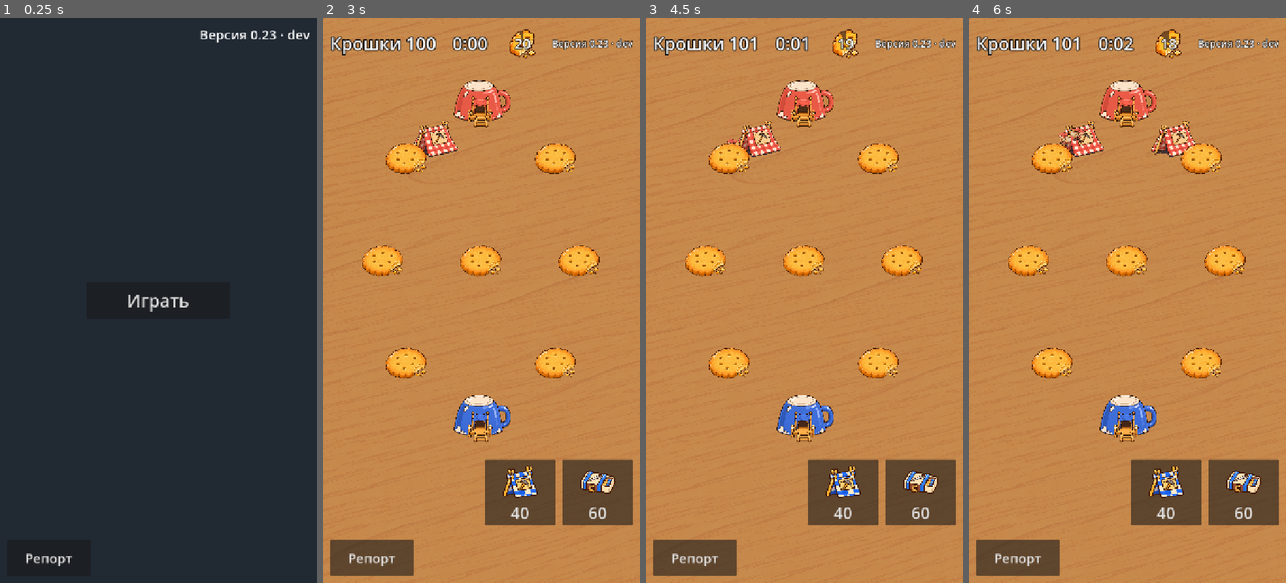
Above: before the commit, frames 1-4 (left to right).
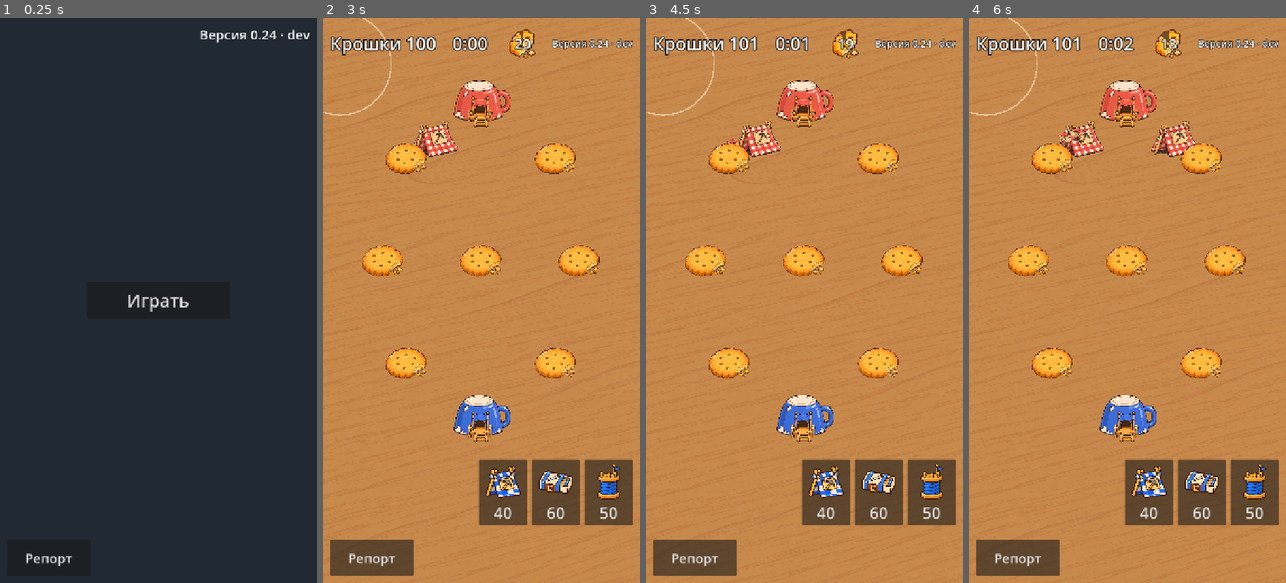
Above: after the commit, the same moments.

Repository: fishert2812/strategy-2d
Game: Godot game, scene res://scenes/main.tscn
Two runs of this game, one before a commit and one after it. Both use one fixed random seed, a clock stepped at 60 frames per second and the inputs below.
Inputs (mouse positions are in pixels of both pictures, inside the frame that each line leads up to):
- Up to frame 1 (0.25 s): no input
- Up to frame 2 (3 s): click "Играть" at 0.5 s; click "Репорт" at 1.25 s; click (481, 244) at 2.02 s; type "Alex" at 2.1 s; click "Отправить" at 2.75 s
- Up to frame 3 (4.5 s): click "Репорт" at 3.5 s; click "Закрыть" at 4.25 s
- Up to frame 4 (6 s): click "Репорт" at 5 s; click "Отправить" at 5.75 s

The runs differ from the first frame. In frame 1, less than 0.1% of the frame differs, in the area x 84-88%, y 2-4%; in frame 2, 2.6%, in the area x 0-94%, y 0-90%; in frame 3, 2.6%; in frame 4, 2.6%.

Commit message:
Башня-лучник: держит место сама, один отряд её не берёт, два берут
Co-Authored-By: Claude Opus 5.5 <noreply@anthropic.com>
Claude-Session: https://claude.ai/code/session_019VbyzFae5xLzL824rEKy7F

Diff:
--- a/data/game.json
+++ b/data/game.json
@@ -9,7 +9,8 @@
   "buildings": {
     "home": {"hp": 2000, "cost": 0, "size": 46},
     "camp": {"hp": 200, "cost": 40, "size": 34},
-    "barracks": {"hp": 300, "cost": 60, "size": 38}
+    "barracks": {"hp": 300, "cost": 60, "size": 38},
+    "tower": {"hp": 220, "cost": 50, "size": 30}
   },
   "homes": [[360, 900], [360, 100]],
   "deposits": [
@@ -26,6 +27,8 @@
   "barracks": {"every": 5},
   "_route": "Нитка тропы: step — шаг точек следа пальца, margin — зазор от твёрдого (постройки, печенье).",
   "route": {"step": 14, "margin": 10},
+  "_tower": "Башня-лучник: бьёт ближайшего чужого человека в круге range, по одному, раз в hit_every с; постройки не трогает. Заводится на свистке и на каждом свистке ест upkeep крошек; не хватило — спит до следующего.",
+  "tower": {"range": 130, "damage": 10, "hit_every": 1.0, "upkeep": 5},
   "_trophy": "Доля цены разрушенной постройки, которая достаётся разрушившему.",
   "trophy": 0.5,
   "whistle": {"every": 20, "squad": 4},
--- a/data/look.json
+++ b/data/look.json
@@ -25,6 +25,12 @@
     "width": 56,
     "anchor": [0.5, 0.8477]
   },
+  "tower": {
+    "files": ["tower_archer_blue", ""],
+    "width": 120
+  },
+  "_tower_look": "Башня: ring — круг обстрела (цвет, толщина), glow — куски чужих ниток в круге призрака, pale — прозрачность до свистка, recoil — рывок назад при выстреле в точках поля.",
+  "tower_look": {"ring": ["#FFF3D688", 4], "glow": ["#FFE066", 18], "pale": 0.45, "recoil": 6},
   "deposit": {
     "width": 133,
     "states": [
@@ -38,7 +44,8 @@
   "background_tint": "#C9C0B8",
   "icons": {
     "camp": "icon_camp",
-    "barracks": "icon_barracks"
+    "barracks": "icon_barracks",
+    "tower": "icon_tower"
   },
   "path_colors": ["#6DA8F4", "#E97062"],
   "path_width": 10,
--- a/data/version.json
+++ b/data/version.json
@@ -1,3 +1,3 @@
 {
-	"number": "0.23"
+	"number": "0.24"
 }
--- a/scenes/battle.tscn
+++ b/scenes/battle.tscn
@@ -135,7 +135,7 @@
 layout_mode = 2
 mouse_filter = 2
 alignment = 2
-theme_override_constants/separation = 16
+theme_override_constants/separation = 10
 
 [node name="Under" type="Control" parent="Hud/Box"]
 custom_minimum_size = Vector2(0, 110)
@@ -143,7 +143,7 @@
 mouse_filter = 2
 
 [node name="camp" type="Button" parent="Hud/Box/Bar"]
-custom_minimum_size = Vector2(160, 150)
+custom_minimum_size = Vector2(110, 150)
 layout_mode = 2
 mouse_filter = 2
 theme_override_font_sizes/font_size = 36
@@ -153,7 +153,7 @@
 expand_icon = true
 
 [node name="barracks" type="Button" parent="Hud/Box/Bar"]
-custom_minimum_size = Vector2(160, 150)
+custom_minimum_size = Vector2(110, 150)
 layout_mode = 2
 mouse_filter = 2
 theme_override_font_sizes/font_size = 36
@@ -162,6 +162,16 @@
 vertical_icon_alignment = 0
 expand_icon = true
 
+[node name="tower" type="Button" parent="Hud/Box/Bar"]
+custom_minimum_size = Vector2(110, 150)
+layout_mode = 2
+mouse_filter = 2
+theme_override_font_sizes/font_size = 36
+text = "50"
+icon_alignment = 1
+vertical_icon_alignment = 0
+expand_icon = true
+
 [node name="Why" type="Label" parent="."]
 visible = false
 layout_mode = 0
--- a/scripts/battle.gd
+++ b/scripts/battle.gd
@@ -28,7 +28,10 @@
 @onready var world: Node2D = $World
 @onready var things: Node2D = $World/Things
 @onready var ghost: Sprite2D = $World/Ghost
-@onready var buttons := {"camp": $Hud/Box/Bar/camp, "barracks": $Hud/Box/Bar/barracks}
+@onready var buttons := {"camp": $Hud/Box/Bar/camp, "barracks": $Hud/Box/Bar/barracks, "tower": $Hud/Box/Bar/tower}
+## Круг обстрела у призрака башни и подсвеченные куски чужих ниток в нём.
+var _ghost_ring: Line2D
+var _glow := Node2D.new()
 
 
 func _ready() -> void:
@@ -42,6 +45,10 @@
 	if OS.has_feature("web"):
 		JavaScriptBridge.eval("window._t=0;addEventListener('touchstart',function(){window._t++},{capture:true,passive:true})")
 	restart()
+	_ghost_ring = _ring()
+	world.add_child(_ghost_ring)
+	world.add_child(_glow)
+	world.move_child(_glow, $World/Paths.get_index() + 1)
 
 
 func restart() -> void:
@@ -97,6 +104,11 @@
 		var bar: ProgressBar = _sprites[b.id].get_node("Hp")
 		bar.value = b.hp / b.max_hp * 100.0
 		bar.visible = b.hp < b.max_hp
+		if b.kind == "tower":
+			# До свистка бледная, без крошек спит: круг гаснет, над ней Zzz; иначе счёт сбитых.
+			_sprites[b.id].self_modulate.a = 1.0 if b.awake else look.tower_look.pale
+			_sprites[b.id].get_node("Ring").visible = b.awake
+			_sprites[b.id].get_node("Note").text = "Zzz" if b.slept else ("×%d" % b.get("kills", 0) if b.get("kills", 0) > 0 else "")
 	if $Hud/Box/Debug.visible:
 		$Hud/Box/Debug.text = debug_text()
 	_sync_paths()
@@ -171,6 +183,39 @@
 	return line
 
 
+## Круг обстрела башни: тонкая светлая линия радиусом tower.range.
+func _ring() -> Line2D:
+	var ring := _stroke(Color(look.tower_look.ring[0]), look.tower_look.ring[1])
+	for i in 49:
+		ring.add_point(Vector2.from_angle(TAU * i / 48.0) * sim.cfg.tower.range)
+	return ring
+
+
+## Куски красных ниток внутри круга призрака горят: видно, какую тропу башня перекроет.
+func _glow_threads(at: Vector2) -> void:
+	for c in _glow.get_children():
+		c.free()
+	for b in sim.of_side(Sim.ENEMY, "barracks"):
+		var pts: Array = [b.pos] + b.route
+		var piece := PackedVector2Array()
+		for i in range(1, pts.size()):
+			for k in 9:
+				var p: Vector2 = pts[i - 1].lerp(pts[i], k / 8.0)
+				if p.distance_to(at) <= sim.cfg.tower.range:
+					piece.append(p)
+				else:
+					_glow_piece(piece)
+					piece = PackedVector2Array()
+		_glow_piece(piece)
+
+
+func _glow_piece(piece: PackedVector2Array) -> void:
+	if piece.size() > 1:
+		var line := _stroke(Color(look.tower_look.glow[0]), look.tower_look.glow[1])
+		line.points = piece
+		_glow.add_child(line)
+
+
 func _points(line: Line2D, pts: Array) -> void:
 	line.points = PackedVector2Array(pts)
 	line.get_child(0).points = line.points
@@ -257,6 +302,9 @@
 func _release(pos: Vector2) -> void:
 	var lifted := ghost.position
 	ghost.hide()
+	_ghost_ring.hide()
+	for c in _glow.get_children():
+		c.free()
 	$Why.hide()
 	var at := world.to_local(pos)
 	var dragged: bool = _drag.has("what")
@@ -313,6 +361,10 @@
 	ghost.visible = not _over_button(pos)
 	var text := sim.can_build(Sim.PLAYER, _drag.what, ghost.position) if ghost.visible else ""
 	ghost.modulate = Color(1, 1, 1, 0.75) if text == "" else Color(1, 0.3, 0.3, 0.75)
+	_ghost_ring.visible = ghost.visible and _drag.what == "tower"
+	_ghost_ring.position = ghost.position
+	if _ghost_ring.visible:
+		_glow_threads(ghost.position)
 	why.visible = text != ""
 	why.text = text
 	why.reset_size()
@@ -360,6 +412,14 @@
 					$Feedback.play("clash")
 				else:
 					motion.strike(by, _units.get(data.id), dir)
+			elif _sprites.has(data.by):
+				# Выстрел башни: короткий рывок назад от цели.
+				var tw: Sprite2D = _sprites[data.by]
+				var home: Vector2 = tw.get_meta("home", tw.position)
+				tw.set_meta("home", home)
+				var t := tw.create_tween()
+				t.tween_property(tw, "position", home - (data.pos - home).normalized() * look.tower_look.recoil, 0.05)
+				t.tween_property(tw, "position", home, 0.12)
 		"killed":
 			motion.hop(_units.get(data.get("by")), 2)
 		"whistle":
@@ -377,6 +437,20 @@
 			bar.position = Vector2(-22, -l.width * 0.4) / s.scale
 			bar.hide()
 			s.add_child(bar)
+			if data.kind == "tower":
+				var ring := _ring()
+				ring.name = "Ring"
+				ring.scale = Vector2.ONE / s.scale
+				ring.show_behind_parent = true
+				s.add_child(ring)
+				var note := Label.new()
+				note.name = "Note"
+				note.add_theme_font_size_override("font_size", 28)
+				note.add_theme_constant_override("outline_size", 6)
+				note.add_theme_color_override("font_outline_color", Color.BLACK)
+				note.scale = Vector2.ONE / s.scale
+				note.position = Vector2(-20, -l.width * 0.75) / s.scale
+				s.add_child(note)
 		"destroyed":
 			_sprites[data.id].queue_free()
 			_sprites.erase(data.id)
--- a/scripts/sim.gd
+++ b/scripts/sim.gd
@@ -49,12 +49,19 @@
 			if u.kind == "warrior" and not u.go:
 				u.go = true
 				u.leg = 0
+		for b in buildings:
+			if b.kind == "tower":
+				b.awake = gold[b.side] >= cfg.tower.upkeep
+				gold[b.side] -= cfg.tower.upkeep if b.awake else 0
+				b.slept = not b.awake
 		changed.emit("whistle", {})
 	for b in buildings.duplicate():
 		if b.kind == "camp":
 			_camp(b, dt)
 		elif b.kind == "barracks":
 			_barracks(b, dt)
+		elif b.kind == "tower" and b.awake:
+			_tower(b, dt)
 	for u in units.duplicate():
 		if u.hp <= 0:
 			continue
@@ -216,6 +223,21 @@
 	units.append({"id": _id(), "side": b.side, "kind": "warrior", "pos": b.pos + post, "hp": cfg.warrior.hp, "home": b, "cd": 0.0, "post": post, "go": false, "leg": 0})
 
 
+## Башня: по ближайшему чужому человеку в круге, по одному; постройки не трогает.
+func _tower(b: Dictionary, dt: float) -> void:
+	b.timer = maxf(0.0, b.timer - dt)
+	var foe := {}
+	for o in units:
+		if o.side != b.side and o.hp > 0 and o.pos.distance_to(b.pos) <= cfg.tower.range:
+			if foe.is_empty() or o.pos.distance_to(b.pos) < foe.pos.distance_to(b.pos):
+				foe = o
+	if foe.is_empty() or b.timer > 0:
+		return
+	b.timer = cfg.tower.hit_every
+	changed.emit("hit", {"side": b.side, "pos": foe.pos, "id": foe.id, "by": b.id, "max_hp": 0})
+	_wound(foe, cfg.tower.damage, b)
+
+
 ## Воин: дерётся с ближним чужим. После свистка идёт по тропе казармы: ломает постройку в её конце
 ## или стоит в конце и держит место. Без тропы ждёт у казармы следующего свистка.
 func _warrior(u: Dictionary, dt: float) -> void:
@@ -267,10 +289,15 @@
 	if x.has("max_hp"):
 		damage(x, cfg.warrior.siege)
 		return
-	x.hp -= cfg.warrior.damage
+	_wound(x, cfg.warrior.damage, u)
+
+
+func _wound(x: Dictionary, amount: float, by: Dictionary) -> void:
+	x.hp -= amount
 	if x.hp <= 0:
 		units = units.filter(func(o): return not is_same(o, x))
-		x.by = u.id
+		x.by = by.id
+		by.kills = by.get("kills", 0) + 1
 		changed.emit("killed", x)
 
 
@@ -373,7 +400,7 @@
 
 func _add_building(side: int, kind: String, pos: Vector2) -> Dictionary:
 	var hp: float = cfg.buildings[kind].hp
-	var b := {"id": _id(), "side": side, "kind": kind, "pos": pos, "hp": hp, "max_hp": hp, "target": {}, "route": [], "timer": 0.0, "hungry": false}
+	var b := {"id": _id(), "side": side, "kind": kind, "pos": pos, "hp": hp, "max_hp": hp, "target": {}, "route": [], "timer": 0.0, "hungry": false, "awake": false, "slept": false}
 	buildings.append(b)
 	changed.emit("built", b)
 	return b
--- /dev/null
+++ b/tests/test_tower.gd
@@ -0,0 +1,113 @@
+extends RefCounted
+## Башня-лучник (design/bashnya_luchnik.md): держит место сама; один отряд её не берёт, два берут.
+
+const DT := 0.05
+
+
+## Башня игрока в (360, 500), уже заведённая, и n воинов врага, вышедших по нитке через points.
+func _setup(n: int, points: Array) -> Dictionary:
+	var sim := Sim.new()
+	var tower := sim._add_building(Sim.PLAYER, "tower", Vector2(360, 500))
+	tower.awake = true
+	var barracks := sim._add_building(Sim.ENEMY, "barracks", Vector2(360, 200))
+	sim.gold[Sim.ENEMY] = -1000  # своих новых воинов казарма не родит
+	sim.whistle = 1000.0
+	sim.set_route(barracks, points)
+	for i in n:
+		var post := Vector2((i % 4 - 1.5) * 14, (i / 4) * 14)
+		sim.units.append({"id": 900 + i, "side": Sim.ENEMY, "kind": "warrior", "pos": barracks.pos + post, "hp": sim.cfg.warrior.hp, "home": barracks, "cd": 0.0, "post": post, "go": true, "leg": 0})
+	return {"sim": sim, "tower": tower}
+
+
+func _run(sim: Sim, seconds: float) -> void:
+	for i in int(seconds / DT):
+		sim.step(DT)
+
+
+func _hp(sim: Sim) -> Array:
+	return sim.units.filter(func(u): return u.side == Sim.ENEMY).map(func(u): return u.hp)
+
+
+func test_squad_passes_through_circle_bruised() -> String:
+	var s := _setup(4, [Vector2(360, 500), Vector2(360, 760)])
+	_run(s.sim, 15.0)
+	var hp := _hp(s.sim)
+	var lost: float = 4 * s.sim.cfg.warrior.hp - hp.reduce(func(a, b): return a + b, 0.0)
+	if hp.size() != 4 or lost < 30 or lost > 50:
+		return "сквозь круг прошло %d из 4, потеряно здоровья %d (ждали 30–50)" % [hp.size(), lost]
+	print("    отряд прошёл сквозь круг, потерял %d здоровья" % lost)
+	return ""
+
+
+func test_one_squad_does_not_take_tower_two_do() -> String:
+	var one := _setup(4, [Vector2(360, 500)])
+	_run(one.sim, 60.0)
+	if one.tower.hp <= 0:
+		return "один отряд из 4 взял башню"
+	var two := _setup(8, [Vector2(360, 500)])
+	_run(two.sim, 60.0)
+	if two.tower.hp > 0 or _hp(two.sim).size() < 6:
+		return "два отряда: башня %d здоровья, выжило %d из 8 (ждали пала и не меньше 6)" % [two.tower.hp, _hp(two.sim).size()]
+	print("    один отряд: у башни %d из 220; два отряда: выжило %d из 8" % [one.tower.hp, _hp(two.sim).size()])
+	return ""
+
+
+func test_tower_wakes_on_whistle_and_eats_crumbs() -> String:
+	var s := _setup(1, [Vector2(360, 470)])
+	var sim: Sim = s.sim
+	s.tower.awake = false
+	_run(sim, 10.0)
+	if _hp(sim)[0] < sim.cfg.warrior.hp:
+		return "башня стреляет до свистка"
+	sim.gold[Sim.PLAYER] = 3
+	sim.whistle = DT
+	_run(sim, 5.0)
+	if _hp(sim)[0] < sim.cfg.warrior.hp or not s.tower.slept:
+		return "без крошек на свистке башня не уснула"
+	sim.gold[Sim.PLAYER] = 20
+	sim.whistle = DT
+	_run(sim, 3.0)
+	if _hp(sim)[0] >= sim.cfg.warrior.hp or sim.gold[Sim.PLAYER] > 20 - sim.cfg.tower.upkeep + 5:
+		return "с крошками башня не проснулась или не взяла %d крошек" % sim.cfg.tower.upkeep
+	return ""
+
+
+func test_tower_spares_buildings_and_far_units() -> String:
+	var s := _setup(2, [Vector2(360, 500 - 130 - 5)])  # отряд встаёт сразу за кругом
+	var sim: Sim = s.sim
+	var camp := sim._add_building(Sim.ENEMY, "camp", Vector2(360, 420))
+	_run(sim, 15.0)
+	if camp.hp < camp.max_hp or _hp(sim) != [60.0, 60.0]:
+		return "башня била постройку или воина за кругом"
+	return ""
+
+
+## Новичок: два лагеря у ближних печений и больше ничего; с башней — ещё одна башня у лагеря на первой минуте.
+## Возвращает, на какой секунде враг сломал первый лагерь.
+func _first_camp_lost(tower_at: Vector2) -> float:
+	var sim := Sim.new()
+	var enemy := Enemy.new(sim)
+	var lost := [0.0]
+	sim.changed.connect(func(what, b): if what == "destroyed" and b.kind == "camp" and b.side == Sim.PLAYER and lost[0] == 0.0: lost[0] = sim.time)
+	for i in int(600 / DT):
+		enemy.step(DT)
+		sim.step(DT)
+		var camps := sim.of_side(Sim.PLAYER, "camp")
+		if camps.size() < 2 and sim.time < 30:
+			var c := sim.build(Sim.PLAYER, "camp", [Vector2(250, 830), Vector2(470, 830)][camps.size()])
+			if not c.is_empty():
+				sim.set_path(c, [Vector2(170, 760), Vector2(550, 760)][camps.size()])
+		if tower_at != Vector2.ZERO and sim.time > 40 and sim.time < 60 and sim.of_side(Sim.PLAYER, "tower").is_empty():
+			sim.build(Sim.PLAYER, "tower", tower_at)
+		if lost[0] > 0 or sim.winner != -1:
+			break
+	return lost[0] if lost[0] > 0 else 600.0
+
+
+func test_tower_keeps_novice_camp_longer() -> String:
+	var bare := _first_camp_lost(Vector2.ZERO)
+	var guarded := _first_camp_lost(Vector2(250, 750))
+	print("    первый лагерь новичка пал: без башни %d:%02d, с башней %d:%02d" % [int(bare) / 60, int(bare) % 60, int(guarded) / 60, int(guarded) % 60])
+	if guarded <= bare:
+		return "с башней у лагеря новичок теряет лагерь не позже, чем без неё"
+	return ""
Binary file added: art/table/icon_tower.png
Not shown, added: art/table/icon_tower.png.import
Binary file added: art/table/tower_archer_blue.png
Not shown, added: art/table/tower_archer_blue.png.import
Not shown, added: tests/test_tower.gd.uid
Not shown, changed: CHANGELOG.md
Not shown, changed: art/LICENSES.md
